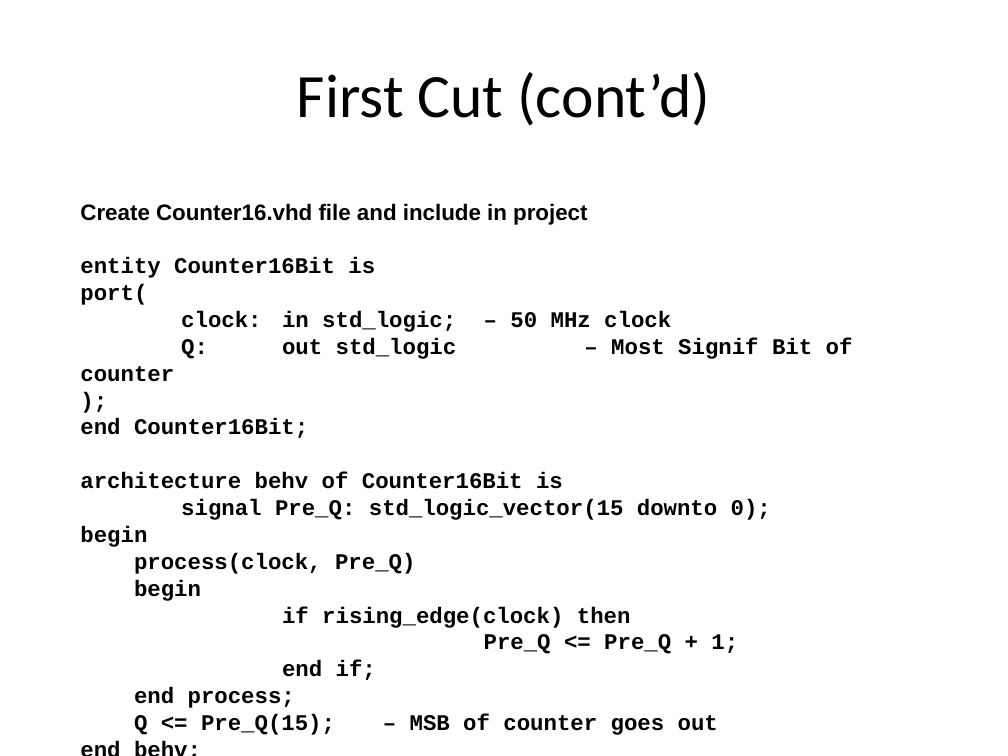
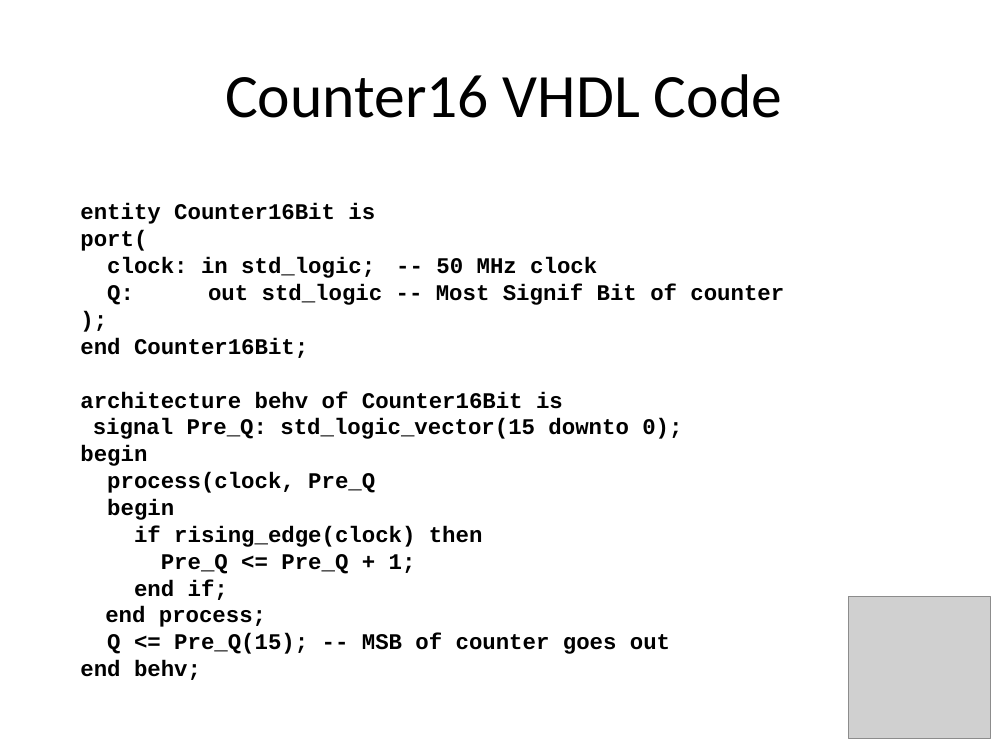
Before and after one commit to douggilliland/MultiComp, a slide deck: slide 8 of MultiComp (VHDL Template)/Components/SoundGen/Documentation/Sound Generator.pptx (slide 7 before the commit). Drawn at 1008x756 pixels with LibreOffice and Linux fonts; fonts in the diff are those of the drawing; grey boxes stand for pictures. Boxes give left, top, right and bottom in pixels: in the first picture for what was removed or moved away, otherwise in the second. Text is boxed around its words. In the diff, an @@ line names an element or a change of style, - is before the commit and + after.

```diff
--- a/MultiComp (VHDL Template)/Components/SoundGen/Documentation/Sound Generator.pptx
+++ b/MultiComp (VHDL Template)/Components/SoundGen/Documentation/Sound Generator.pptx
@@ text at [225,74,782,118]: text changed @@
-First Cut (cont’d)
+Counter16 VHDL Code
@@ text at [80,203,587,225]: paragraph removed @@
-Create Counter16.vhd file and include in project
@@ text at [107,257,784,305]: text changed @@
-clock: in std_logic; – 50 MHz clock
-Q: out std_logic – Most Signif Bit of counter
+clock: in std_logic; -- 50 MHz clock
+Q: out std_logic -- Most Signif Bit of counter
@@ text at [107,472,375,493]: text changed @@
-process(clock, Pre_Q)
+process(clock, Pre_Q
@@ picture added at [849,597,991,739] @@
@@ text at [107,633,670,654]: text changed @@
-Q <= Pre_Q(15); – MSB of counter goes out
+Q <= Pre_Q(15); -- MSB of counter goes out
```
Also in this commit, not shown: 30 other slides changed, 27 slides added, 1 slide removed, 5 other files.
